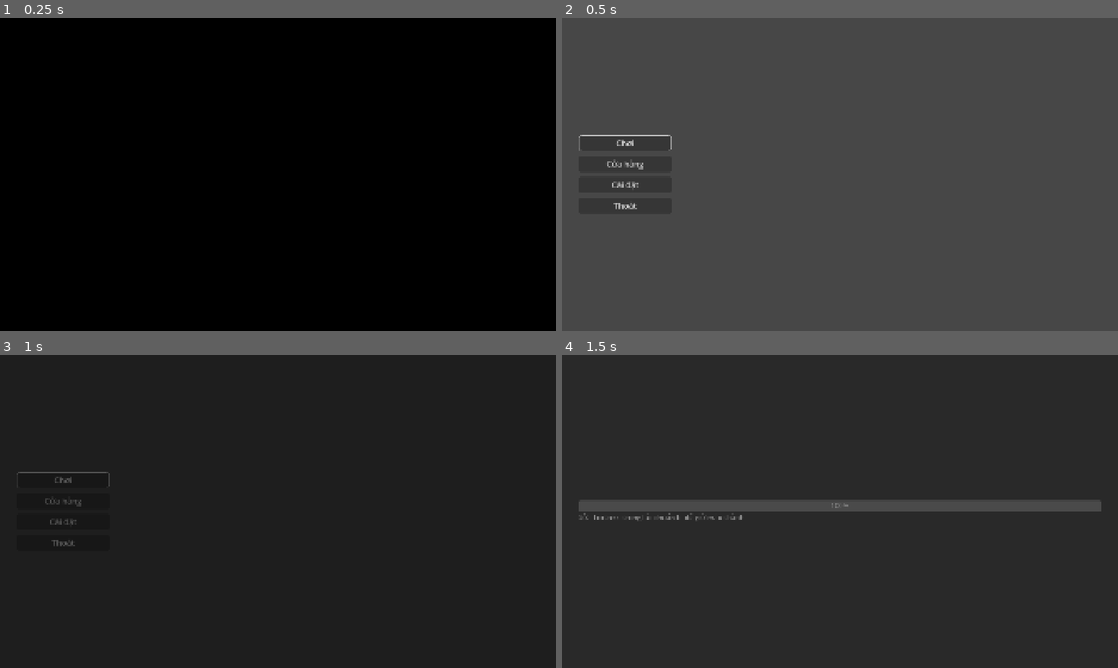
Above: before the commit, frames 1-4 (two rows, left to right).
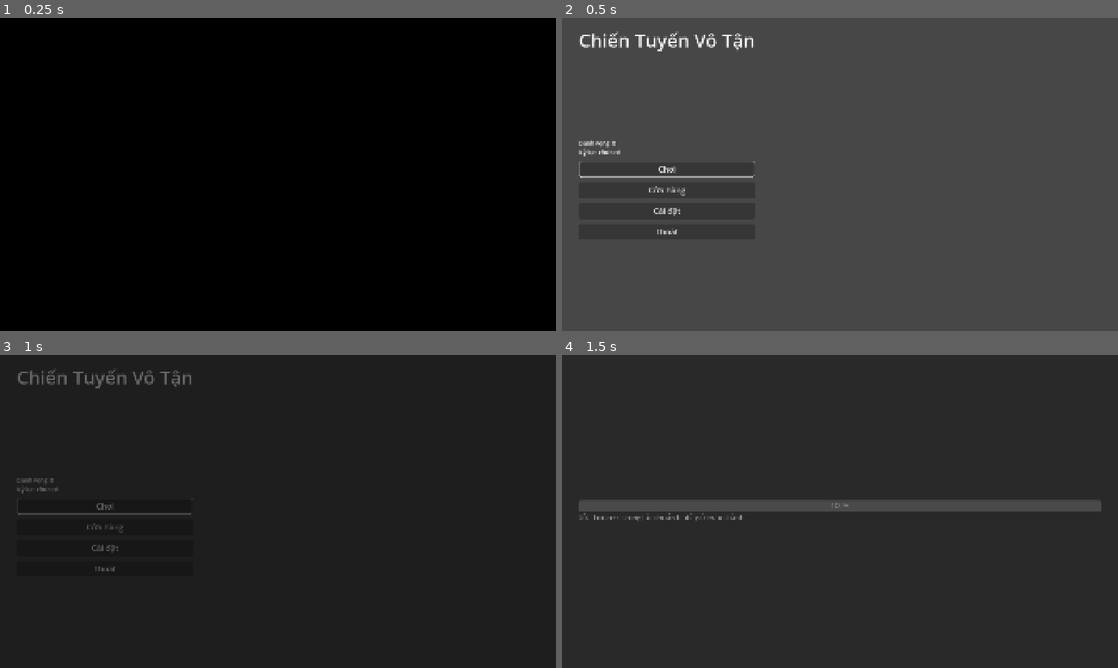
Above: after the commit, the same moments.

Repository: Rawisl/Godot_Roguelite3D_Gr8
Game: Godot game, scene res://ui/screens/boot.tscn
Same seed, same stepped clock (60 frames per second), same inputs: the game is played once before the commit and once after it.
Inputs (mouse positions are in pixels of both pictures, inside the frame that each line leads up to):
- Up to frame 1 (0.25 s): no input
- Up to frame 2 (0.5 s): no input
- Up to frame 3 (1 s): tap Enter (ui_accept) at 0.5, 0.77 s; move the mouse to (400, 495) at 0.52 s; hold D (move_right) from 0.53 s (still down); click (400, 495) at 0.6 s
- Up to frame 4 (1.5 s): move the mouse to (728, 527) at 1.27 s; release D (move_right) at 1.28 s; hold S (move_down) from 1.28 s (still down); tap Q (battle_cry) at 1.35 s; click (728, 527) at 1.42 s

Frame 1 is identical in both runs. In frame 2, 1.6% of the frame differs, in the area x 3-35%, y 4-70%; in frame 3, 1.2%; in frame 4, nothing differs.

Commit message:
[ui]: add title, prestige balance and record to MainMenu (SCR-02)

Diff:
--- a/data/locale/strings.csv
+++ b/data/locale/strings.csv
@@ -28,3 +28,8 @@
 settings.tab.graphics,Đồ họa
 settings.tab.accessibility,Tiếp cận
 settings.tab.data,Dữ liệu
+menu.title,Chiến Tuyến Vô Tận
+menu.prestige,Danh vọng: {value}
+menu.record,Kỷ lục: đợt {wave}
+menu.record_none,Kỷ lục: chưa có
+menu.paused,Tạm dừng
--- a/ui/screens/main_menu.gd
+++ b/ui/screens/main_menu.gd
@@ -1,12 +1,15 @@
 extends MarginContainer
-## TODO: prestige balance and record labels once SaveManager exists.
 
+@onready var _title: Label = %Title
 @onready var _play: Button = %Play
 @onready var _meta_shop: Button = %MetaShop
 @onready var _settings: Button = %Settings
 @onready var _quit: Button = %Quit
+@onready var _prestige: Label = %Prestige
+@onready var _record: Label = %Record
 
 func _ready() -> void:
+	_title.text = tr(&"menu.title")
 	_play.text = tr(&"menu.play")
 	_meta_shop.text = tr(&"menu.meta_shop")
 	_settings.text = tr(&"menu.settings")
@@ -15,4 +18,16 @@
 	_meta_shop.pressed.connect(GameState.change_state.bind(GameState.AppState.META_SHOP))
 	_settings.pressed.connect(GameState.change_state.bind(GameState.AppState.SETTINGS))
 	_quit.pressed.connect(get_tree().quit)
+	for button: Button in [_play, _meta_shop, _settings, _quit]:
+		# Hovering moves keyboard focus too, so only one button is ever highlighted.
+		button.mouse_entered.connect(button.grab_focus)
+	# TODO: read prestige_balance and max_wave_cleared from SaveManager once it loads the save.
+	_show_meta(0, 0)
 	_play.grab_focus()
+
+func _show_meta(prestige: int, max_wave_cleared: int) -> void:
+	_prestige.text = UiFormat.tr_fmt(&"menu.prestige", {"value": prestige})
+	if max_wave_cleared > 0:
+		_record.text = UiFormat.tr_fmt(&"menu.record", {"wave": max_wave_cleared})
+	else:
+		_record.text = tr(&"menu.record_none")
--- a/ui/screens/main_menu.tscn
+++ b/ui/screens/main_menu.tscn
@@ -16,7 +16,31 @@
 layout_mode = 2
 size_flags_horizontal = 0
 theme_override_constants/separation = 16
-alignment = 1
+
+[node name="Title" type="Label" parent="VBoxContainer" unique_id=1555129263]
+unique_name_in_owner = true
+layout_mode = 2
+theme_type_variation = &"TitleLabel"
+theme_override_font_sizes/font_size = 64
+
+[node name="TopSpacer" type="Control" parent="VBoxContainer" unique_id=629822797]
+layout_mode = 2
+size_flags_vertical = 3
+mouse_filter = 2
+
+[node name="Meta" type="VBoxContainer" parent="VBoxContainer" unique_id=677840464]
+layout_mode = 2
+mouse_filter = 2
+
+[node name="Prestige" type="Label" parent="VBoxContainer/Meta" unique_id=823106924]
+unique_name_in_owner = true
+layout_mode = 2
+theme_override_font_sizes/font_size = 20
+
+[node name="Record" type="Label" parent="VBoxContainer/Meta" unique_id=1952032705]
+unique_name_in_owner = true
+layout_mode = 2
+theme_override_font_sizes/font_size = 20
 
 [node name="Play" type="Button" parent="VBoxContainer" unique_id=1417147528]
 unique_name_in_owner = true
@@ -37,3 +61,8 @@
 unique_name_in_owner = true
 custom_minimum_size = Vector2(320, 56)
 layout_mode = 2
+
+[node name="BottomSpacer" type="Control" parent="VBoxContainer" unique_id=242236651]
+layout_mode = 2
+size_flags_vertical = 3
+mouse_filter = 2
Binary file changed: data/locale/strings.vi.translation
